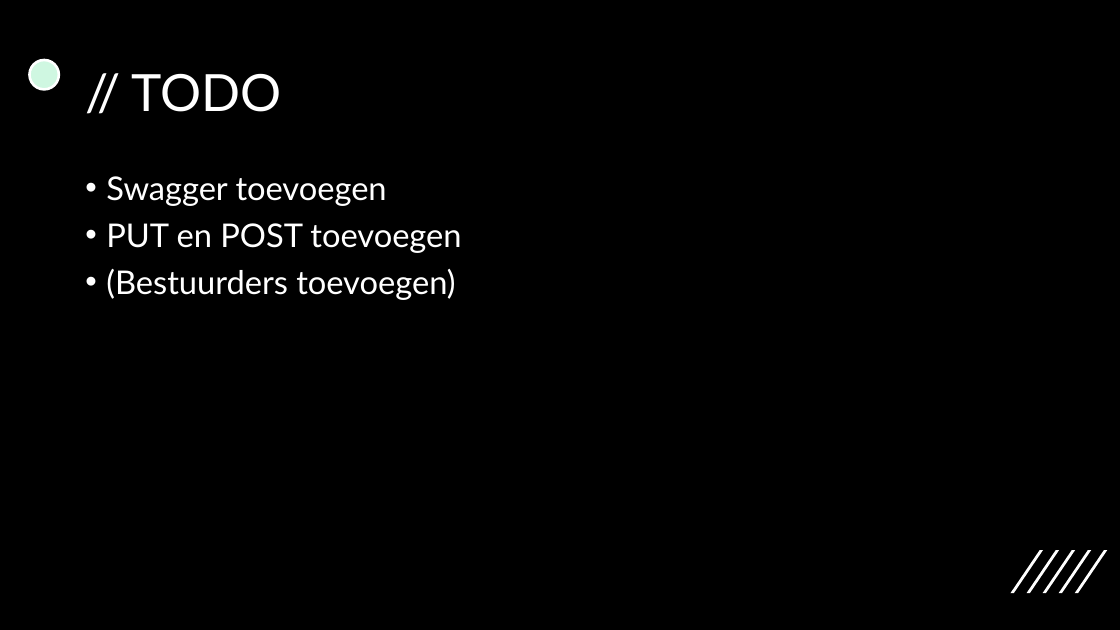
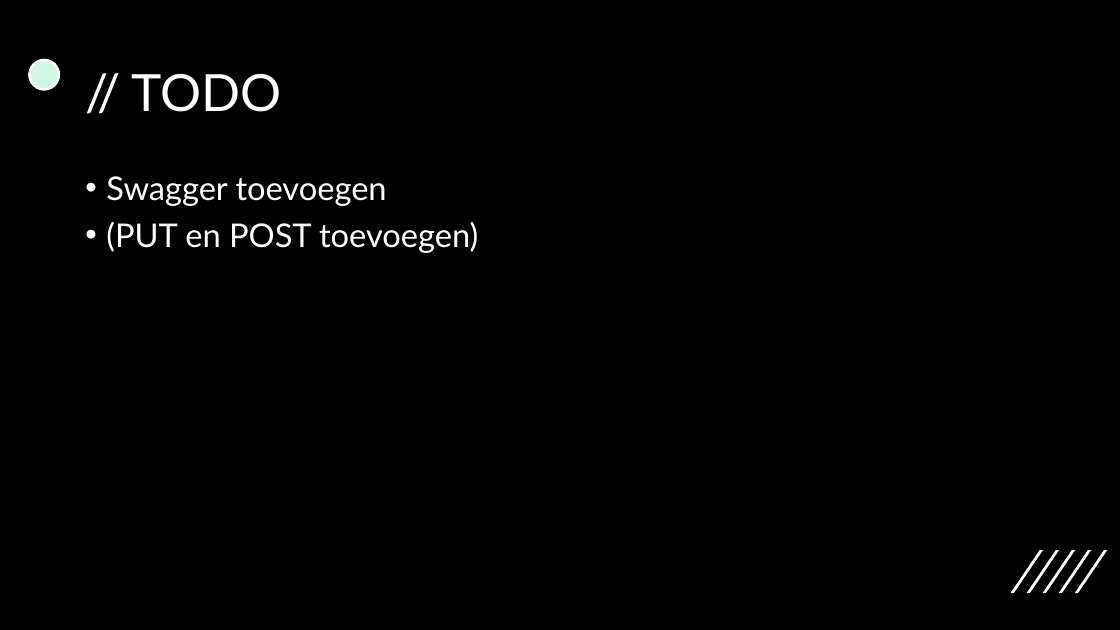
Before and after one commit to ZenoBoumerkhoufa/individueel-project, a slide deck: slide 4 of docs/tussentijdse_presentatie.pptx. Drawn at 1120x630 pixels with LibreOffice and Linux fonts; fonts in the diff are those of the drawing. Boxes give left, top, right and bottom in pixels: in the first picture for what was removed or moved away, otherwise in the second. Text is boxed around its words. In the diff, an @@ line names an element or a change of style, - is before the commit and + after.

Commit message:
presentatie update + build

```diff
--- a/docs/tussentijdse_presentatie.pptx
+++ b/docs/tussentijdse_presentatie.pptx
@@ text at box(106, 222, 478, 253): text changed @@
-• PUT en POST toevoegen
-• (Bestuurders toevoegen)
+• (PUT en POST toevoegen)
```
